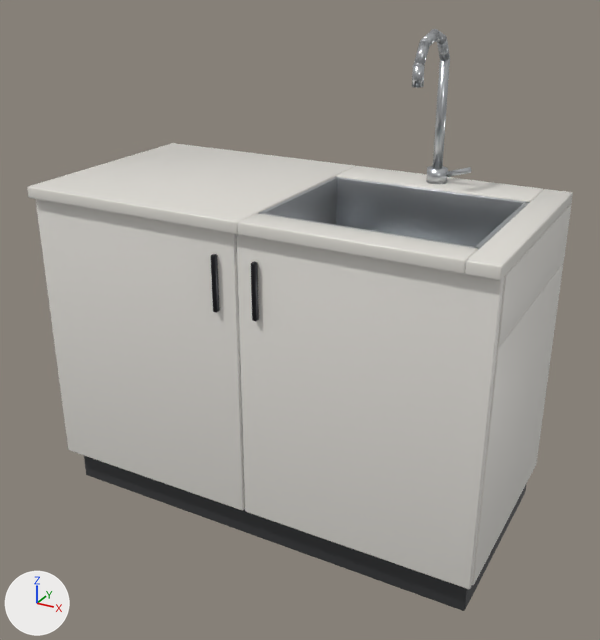
The glTF model apps/web/models/furniture/sink.glb: old version first, new version second.
Camera for both pictures: a 50 mm camera at (0.971, -1.748, 1.406) aimed at (0.024, -0.027, 0.546). Arrows for +X, +Y and +Z are at lower left; the lights stay in place. The picture after the commit comes second. Where no turn or scale is listed for an object, it has been applied to the vertices.

Names of what the first picture shows: 'apron_r', 'basin_b', 'basin_l', 'body', 'door0', 'door1', 'faucet_base', 'faucet_lever', 'faucet_neck0', 'faucet_neck2', 'faucet_neck3', 'faucet_riser', 'faucet_tip', 'handle0', 'handle1', 'plinth', 'top_back', 'top_front', 'top_left', 'top_right' and 3 more.
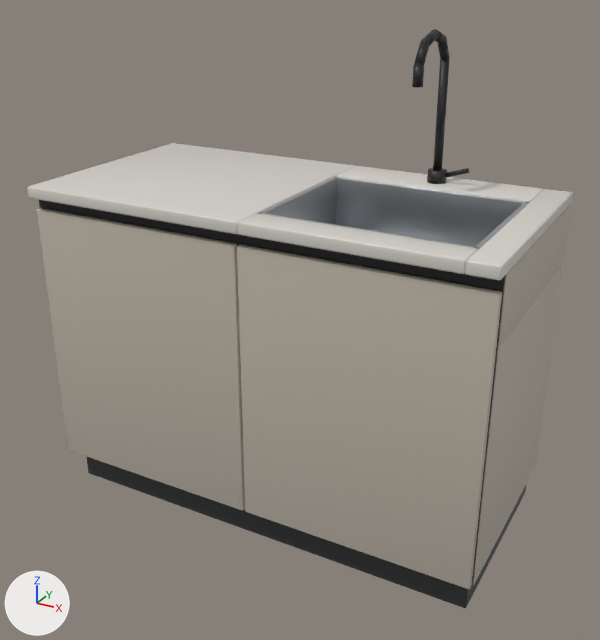
Where the newer file only moved an object's origin or applied its transform, the numbers keep the older frame.

Pixel boxes (x1, y1, x2, y2) of what changed, in the pictures (600 x 640 px):
'door1', recoloured (white to grey)
    both: (237, 245, 502, 589)
'door0', recoloured (white to grey)
    both: (37, 208, 245, 511)
'body', recoloured (white to grey)
    both: (473, 265, 563, 585)
'apron_r', recoloured (white to grey)
    both: (498, 204, 571, 348)
'door_channel', added
    after: (39, 200, 506, 291)
'door_bed', added
    after: (41, 207, 504, 587)
'faucet_riser', recoloured (light grey to black)
    both: (433, 59, 449, 169)
'handle1', deleted
    before: (251, 261, 259, 321)
'handle0', deleted
    before: (211, 254, 220, 313)
'faucet_base', recoloured (light grey to black)
    both: (427, 168, 447, 184)
'faucet_neck3', recoloured (light grey to black)
    both: (414, 41, 429, 66)
'faucet_tip', recoloured (light grey to black)
    both: (412, 66, 424, 87)
'faucet_neck0', recoloured (light grey to black)
    both: (438, 40, 450, 60)
'faucet_neck2', recoloured
    both: (424, 30, 439, 45)
'faucet_lever', recoloured
    both: (446, 168, 469, 177)

What changed in the scene script:
```text
Change mat_white:
    mat_white.base_color: (0.807, 0.784, 0.738) -> (0.509, 0.462, 0.386)  # white #e8e5df -> grey #bdb5a7
Change me_faucet_base:
    remove me_faucet_base.from_pydata(...)  # 56 vertices, 108 faces; spans x -0.026..0.026, y -0.026..0.026, z -0.0175..0.0175
    remove me_faucet_base.materials.append(mat_steel)  # light grey #c5c8cb
    add me_faucet_base.from_pydata(...)  # 56 vertices, 108 faces; spans x -0.024..0.024, y -0.024..0.024, z -0.015..0.015
    edits to the shape of me_faucet_base do not show in these pictures
    add me_faucet_base.materials.append(mat_faucet)  # black #2a2a2b
Change me_faucet_lever:
    remove me_faucet_lever.from_pydata(...)  # 40 vertices, 76 faces; spans x -0.0315..0.0315, y -0.007..0.007, z -0.0157..0.0157
    remove me_faucet_lever.materials.append(mat_steel)  # light grey #c5c8cb
    add me_faucet_lever.from_pydata(...)  # 40 vertices, 76 faces; spans x -0.0333..0.0263, y -0.006..0.006, z -0.0167..0.0127
    edits to the shape of me_faucet_lever do not show in these pictures
    add me_faucet_lever.materials.append(mat_faucet)  # black #2a2a2b
Change me_faucet_neck0:
    remove me_faucet_neck0.from_pydata(...)  # 40 vertices, 76 faces; spans x -0.012..0.012, y -0.025..0.025, z -0.0292..0.0292
    remove me_faucet_neck0.materials.append(mat_steel)  # light grey #c5c8cb
    add me_faucet_neck0.from_pydata(...)  # 40 vertices, 76 faces; spans x -0.011..0.011, y -0.0242..0.0242, z -0.0286..0.0286
    edits to the shape of me_faucet_neck0 do not show in these pictures
    add me_faucet_neck0.materials.append(mat_faucet)  # black #2a2a2b
Change me_faucet_neck2:
    remove me_faucet_neck2.from_pydata(...)  # 40 vertices, 76 faces; spans x -0.012..0.012, y -0.0329..0.0329, z -0.0191..0.0191
    remove me_faucet_neck2.materials.append(mat_steel)  # light grey #c5c8cb
    add me_faucet_neck2.from_pydata(...)  # 40 vertices, 76 faces; spans x -0.011..0.011, y -0.0327..0.0327, z -0.0182..0.0182
    edits to the shape of me_faucet_neck2 do not show in these pictures
    add me_faucet_neck2.materials.append(mat_faucet)  # black #2a2a2b
Change me_faucet_neck3:
    remove me_faucet_neck3.from_pydata(...)  # 40 vertices, 76 faces; spans x -0.012..0.012, y -0.025..0.025, z -0.0292..0.0292
    remove me_faucet_neck3.materials.append(mat_steel)  # light grey #c5c8cb
    add me_faucet_neck3.from_pydata(...)  # 40 vertices, 76 faces; spans x -0.011..0.011, y -0.0242..0.0242, z -0.0286..0.0286
    edits to the shape of me_faucet_neck3 do not show in these pictures
    add me_faucet_neck3.materials.append(mat_faucet)  # black #2a2a2b
Change me_faucet_riser:
    remove me_faucet_riser.from_pydata(...)  # 40 vertices, 76 faces; spans x -0.012..0.012, y -0.012..0.012, z -0.135..0.135
    remove me_faucet_riser.materials.append(mat_steel)  # light grey #c5c8cb
    add me_faucet_riser.from_pydata(...)  # 40 vertices, 76 faces; spans x -0.011..0.011, y -0.011..0.011, z -0.135..0.135
    edits to the shape of me_faucet_riser do not show in these pictures
    add me_faucet_riser.materials.append(mat_faucet)  # black #2a2a2b
Change me_faucet_tip:
    remove me_faucet_tip.from_pydata(...)  # 40 vertices, 76 faces; spans x -0.013..0.013, y -0.013..0.013, z -0.0225..0.0225
    remove me_faucet_tip.materials.append(mat_steel)  # light grey #c5c8cb
    add me_faucet_tip.from_pydata(...)  # 40 vertices, 76 faces; spans x -0.012..0.012, y -0.012..0.012, z -0.0225..0.0225
    edits to the shape of me_faucet_tip do not show in these pictures
    add me_faucet_tip.materials.append(mat_faucet)  # black #2a2a2b
Remove ob_handle0:
    ob_handle0 = bpy.data.objects.new('handle0', me_handle0)
Remove ob_handle1:
    ob_handle1 = bpy.data.objects.new('handle1', me_handle1)
Add ob_door_bed:
    ob_door_bed = bpy.data.objects.new('door_bed', me_door_bed)  # 96 vertices, 188 faces; spans x -0.598..0.598, y -0.006..0.006, z -0.358..0.358; in mat_shadow (black #2b2b2c)
    ob_door_bed.location = (0.0, -0.263, 0.46)
Add ob_door_channel:
    ob_door_channel = bpy.data.objects.new('door_channel', me_door_channel)  # 96 vertices, 188 faces; spans x -0.598..0.598, y -0.009..0.009, z -0.015..0.015; in mat_shadow (black #2b2b2c)
    ob_door_channel.location = (0.0, -0.259, 0.835)
```
